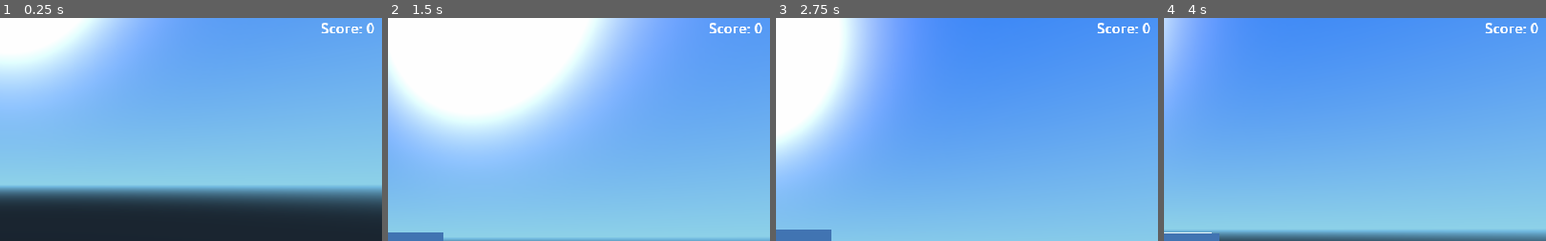
Above: before the commit, frames 1-4 (left to right).
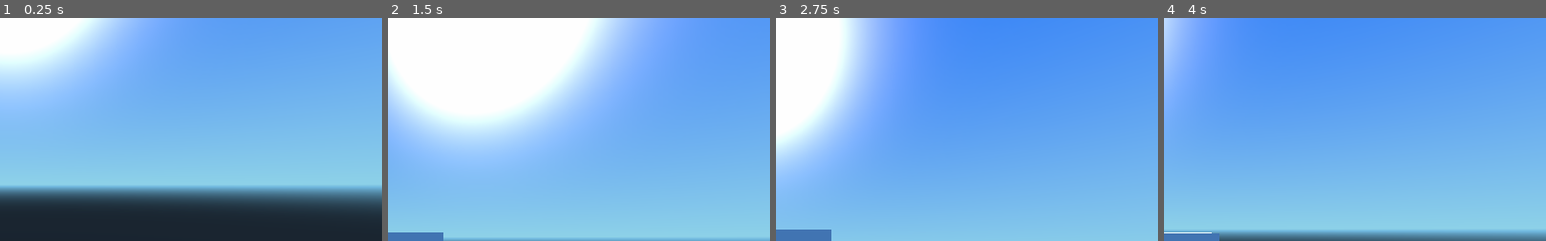
Above: after the commit, the same moments.

Repository: Bubbers/BubbaIllegalContructionInc
Game: Godot game, scene res://Main.tscn
Same seed, same stepped clock (60 frames per second), same inputs: the game is played once before the commit and once after it.
Inputs (mouse positions are % of the whole screen's width and height, from its top left):
- Up to frame 1 (0.25 s): no input
- Up to frame 2 (1.5 s): tap Enter at 0.5 s; move the mouse to (55, 50) at 0.52 s; hold W (forward) from 0.53 s (still down); tap E (interact) at 0.6, 1.35 s; tap Space (jump) at 0.77 s; move the mouse to (45, 50) at 1.27 s
- Up to frame 3 (2.75 s): keep holding W (forward); tap Space (jump) at 1.52, 2 s; move the mouse to (52, 48) at 2.02 s; tap E (interact) at 2.1 s
- Up to frame 4 (4 s): keep holding W (forward); tap Enter at 2.75 s; move the mouse to (49, 52) at 2.77 s; tap E (interact) at 2.85, 3.6 s; tap Space (jump) at 3.02, 3.5, 3.77 s; move the mouse to (57, 51) at 3.52 s
The pictures show only the part of the screen within x 49-99%, y 0-50%; the shares and areas given below are measured in that part.

The runs differ from the first frame. In frame 1, 0.3% of the frame differs, in the area x 84-98%, y 2-7%; in frame 2, 0.3%; in frame 3, 0.3%; in frame 4, 0.3%.
Error after the commit: Parse Error: The method "show_error" isn't declared in the current class. (res://LoadingScreen.gd:18)

Commit message:
Switch to LoseScreen when detected
Signed-off-by: Viktor Sjölind <viktor@sjolind.se>

Diff:
--- a/InspectorManager.gd
+++ b/InspectorManager.gd
@@ -1,5 +1,6 @@
 extends Node
 
+export (PackedScene) var SceneToSwitchToWhenDetected
 export (PackedScene) var InspectorTemplate
 export (int) var num_inspectors = 5
 export (Vector2) var roads = Vector2(10, 10)
@@ -19,3 +20,4 @@
 
 func detected():
     print("You got detected!")
+    get_tree().change_scene_to(SceneToSwitchToWhenDetected)
--- a/Main.tscn
+++ b/Main.tscn
@@ -5,10 +5,11 @@
 [ext_resource path="res://WinCollision.tscn" type="PackedScene" id=3]
 [ext_resource path="res://WinHUD.tscn" type="PackedScene" id=4]
 [ext_resource path="res://InspectorManager.gd" type="Script" id=5]
-[ext_resource path="res://Inspector.tscn" type="PackedScene" id=6]
-[ext_resource path="res://City.tscn" type="PackedScene" id=7]
-[ext_resource path="res://FPS counter.tscn" type="PackedScene" id=8]
-[ext_resource path="res://ScoreHud.tscn" type="PackedScene" id=9]
+[ext_resource path="res://LoseScreen.tscn" type="PackedScene" id=6]
+[ext_resource path="res://Inspector.tscn" type="PackedScene" id=7]
+[ext_resource path="res://City.tscn" type="PackedScene" id=8]
+[ext_resource path="res://ScoreArea.tscn" type="PackedScene" id=9]
+[ext_resource path="res://FPS counter.tscn" type="PackedScene" id=10]
 
 [node name="Main" type="Node" index="0"]
 
@@ -28,17 +29,21 @@
 [node name="InspectorManager" type="Node" parent="." index="3"]
 
 script = ExtResource( 5 )
-InspectorTemplate = ExtResource( 6 )
+SceneToSwitchToWhenDetected = ExtResource( 6 )
+InspectorTemplate = ExtResource( 7 )
 num_inspectors = 5
 roads = Vector2( 10, 10 )
 street_length = 15
 
-[node name="Ground" parent="." index="4" instance=ExtResource( 7 )]
+[node name="Ground" parent="." index="4" instance=ExtResource( 8 )]
 
 transform = Transform( 1, -0.000282597, -0.000655334, 0.000283307, 0.999999, 0.00105877, 0.000655028, -0.00105896, 0.999999, 0, 0, 0 )
-_sections_unfolded = [ "Pause", "Transform", "Visibility" ]
 
-[node name="DirectionalLight" type="DirectionalLight" parent="." index="5"]
+[node name="PointsArea" parent="." index="5" instance=ExtResource( 9 )]
+
+transform = Transform( 1, 0, 0, 0, 1, 0, 0, 0, 1, 30.4227, 0.207463, 17.1545 )
+
+[node name="DirectionalLight" type="DirectionalLight" parent="." index="6"]
 
 transform = Transform( 1, 0, 0, 0, -0.716355, 0.697736, 0, -0.697736, -0.716355, 0, 91.5446, -77.8801 )
 layers = 1
@@ -66,7 +71,7 @@
 directional_shadow_max_distance = 200.0
 _sections_unfolded = [ "Shadow" ]
 
-[node name="FPS counter" parent="." index="6" instance=ExtResource( 8 )]
+[node name="FPS counter" parent="." index="7" instance=ExtResource( 10 )]
 
 display = true
 
Not shown, changed: assets/road/road_corner.obj.import
Not shown, changed: assets/road/road_straight.obj.import
